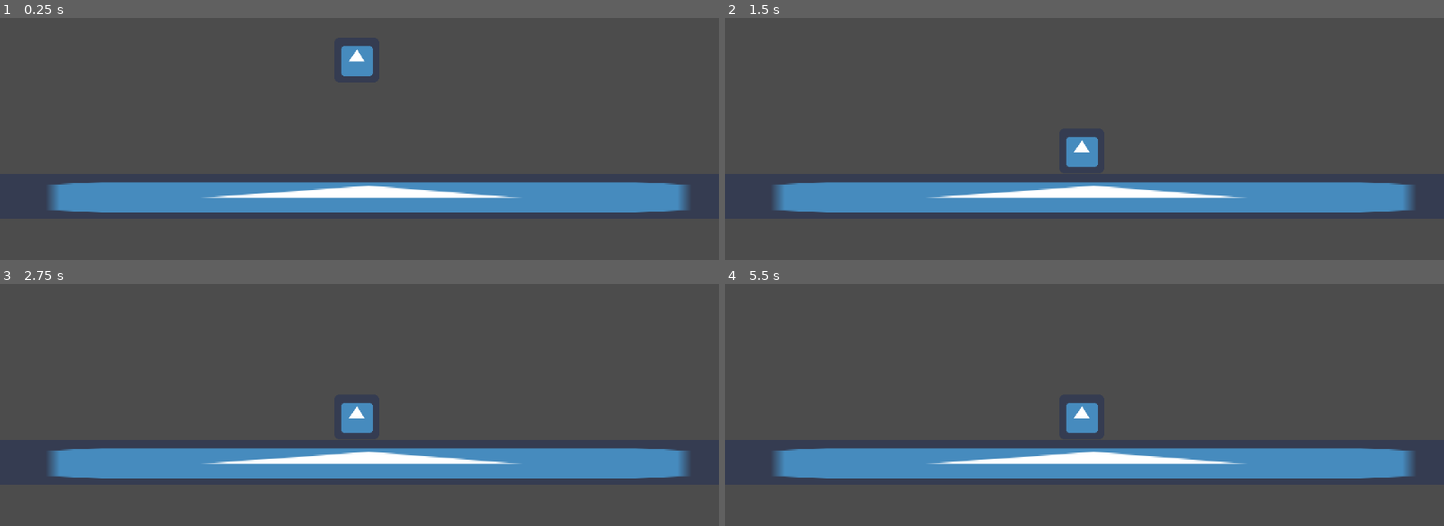
Above: before the commit, frames 1-4 (two rows, left to right).
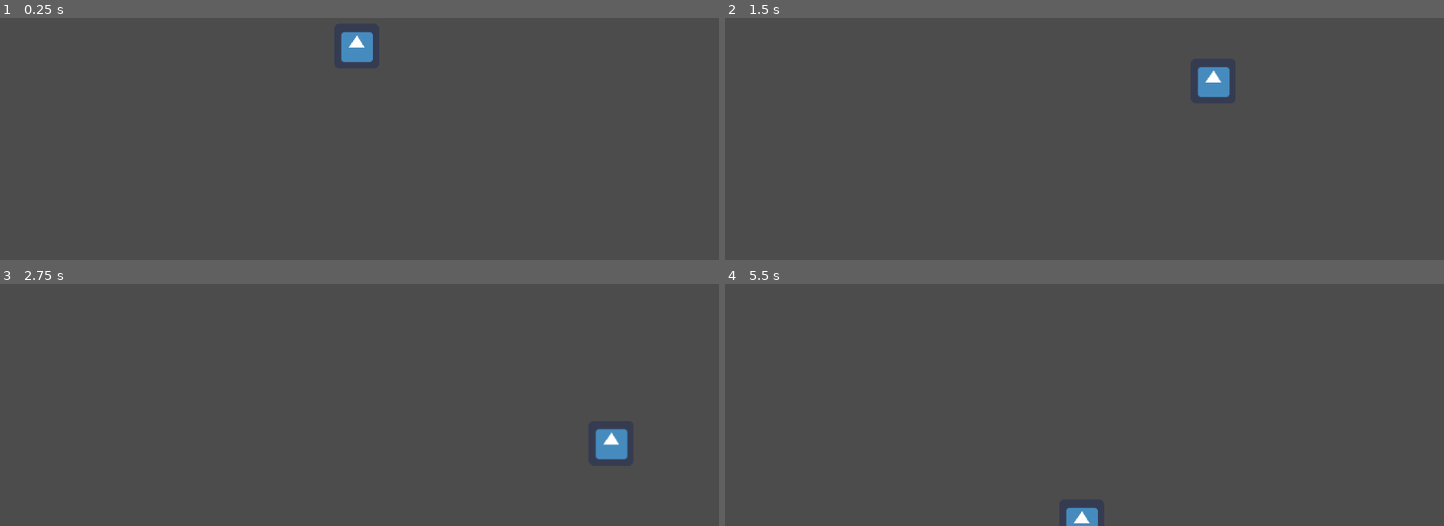
Above: after the commit, the same moments.

Repository: ErrorDevYT/tutorial-projects
Game: Godot game, scene res://World.tscn
Two runs of this game, one before a commit and one after it. Both use one fixed random seed, a clock stepped at 60 frames per second and the inputs below. The engine's default icon, where the game draws it, is replaced by a stand-in: a white triangle on a blue panel in a dark square.
Inputs:
- Up to frame 1 (0.25 s): no input
- Up to frame 2 (1.5 s): hold D (right) 0.53-1.28 s; hold S (down) from 1.28 s (still down)
- Up to frame 3 (2.75 s): release S (down) at 2.03 s; hold D (right) from 2.03 s (still down)
- Up to frame 4 (5.5 s): release D (right) at 2.78 s; hold Up (ui_up) 2.78-3.53 s; hold A (left) 3.53-5.03 s; hold S (down) from 5.03 s (still down)

The runs differ from the first frame. In frame 1, 12% of the frame differs, in the area x 6-96%, y 5-81%; in frame 2, 12%, in the area x 6-96%, y 20-81%; in frame 3, 12%; in frame 4, 12%.

Commit message:
Tutorial#1
First Tutorial

Diff:
--- a/Tutorials/Player.gd
+++ b/Tutorials/Player.gd
@@ -1,22 +1,20 @@
 extends KinematicBody2D
-
-export(int) var walk_speed = 200
-export(int) var gravity = 600
-export(int) var jump_force = 500
 
 var velocity = Vector2()
 
+var speed = 250
+
 func _physics_process(delta):
-	velocity.y += gravity * delta
+	velocity = Vector2()
 
-	if Input.is_action_pressed("ui_left"):
-		velocity.x = -walk_speed
-	if Input.is_action_pressed("ui_right"):
-		velocity.x = walk_speed
-	else:
-		velocity.x = lerp(velocity.x, 0, 0.1)
+	if Input.is_action_pressed("up"):
+		velocity.y -= 1
+	if Input.is_action_pressed("down"):
+		velocity.y += 1
+	if Input.is_action_pressed("left"):
+		velocity.x -= 1
+	if Input.is_action_pressed("right"):
+		velocity.x += 1
 
-	if Input.is_action_just_pressed("ui_up"):
-		velocity.y = -jump_force
-
-	velocity = move_and_slide(velocity, Vector2.UP)
+	velocity = velocity.normalized()
+	velocity = move_and_slide(velocity * speed)
--- a/Tutorials/World.tscn
+++ b/Tutorials/World.tscn
@@ -1,27 +1,8 @@
-[gd_scene load_steps=4 format=2]
+[gd_scene load_steps=2 format=2]
 
 [ext_resource path="res://Player.tscn" type="PackedScene" id=1]
-[ext_resource path="res://icon.png" type="Texture" id=2]
-
-[sub_resource type="RectangleShape2D" id=1]
-extents = Vector2( 32, 32 )
 
 [node name="World" type="Node2D"]
 
 [node name="Player" parent="." instance=ExtResource( 1 )]
 position = Vector2( 508, 294 )
-jump_force = 300
-
-[node name="Floor" type="StaticBody2D" parent="."]
-position = Vector2( 515, 509 )
-scale = Vector2( 20, 1 )
-__meta__ = {
-"_edit_group_": true
-}
-
-[node name="Sprite" type="Sprite" parent="Floor"]
-texture = ExtResource( 2 )
-
-[node name="CollisionShape2D" type="CollisionShape2D" parent="Floor"]
-position = Vector2( -1, -1 )
-shape = SubResource( 1 )
